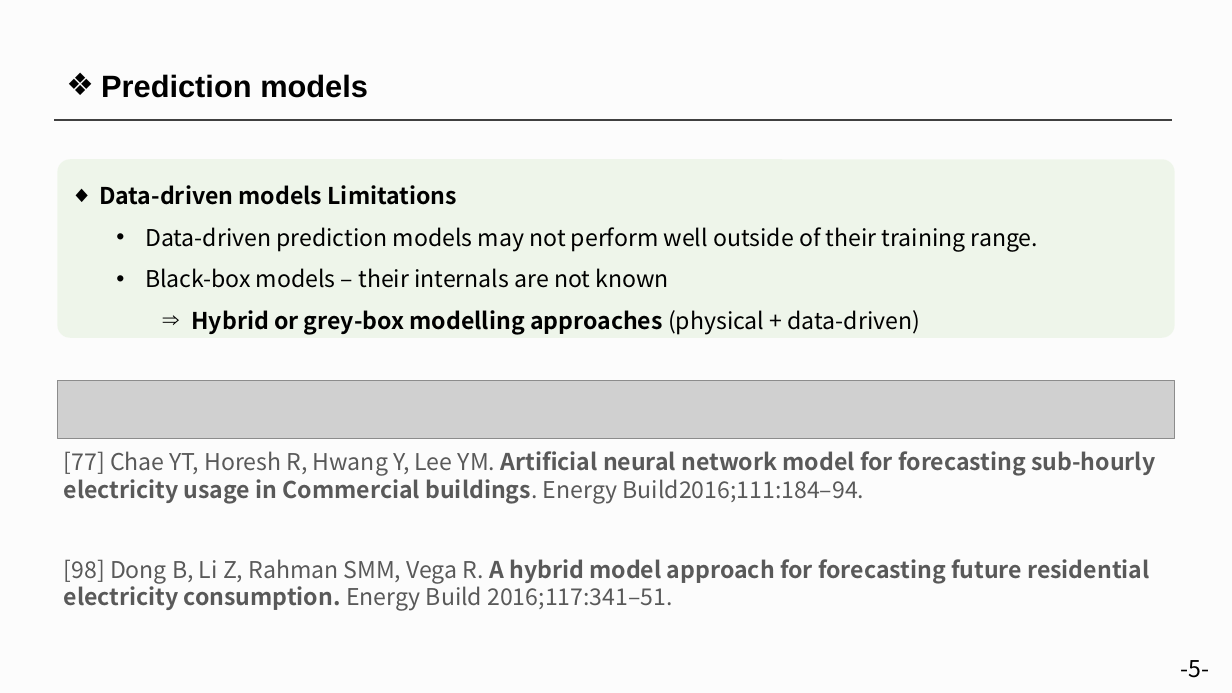
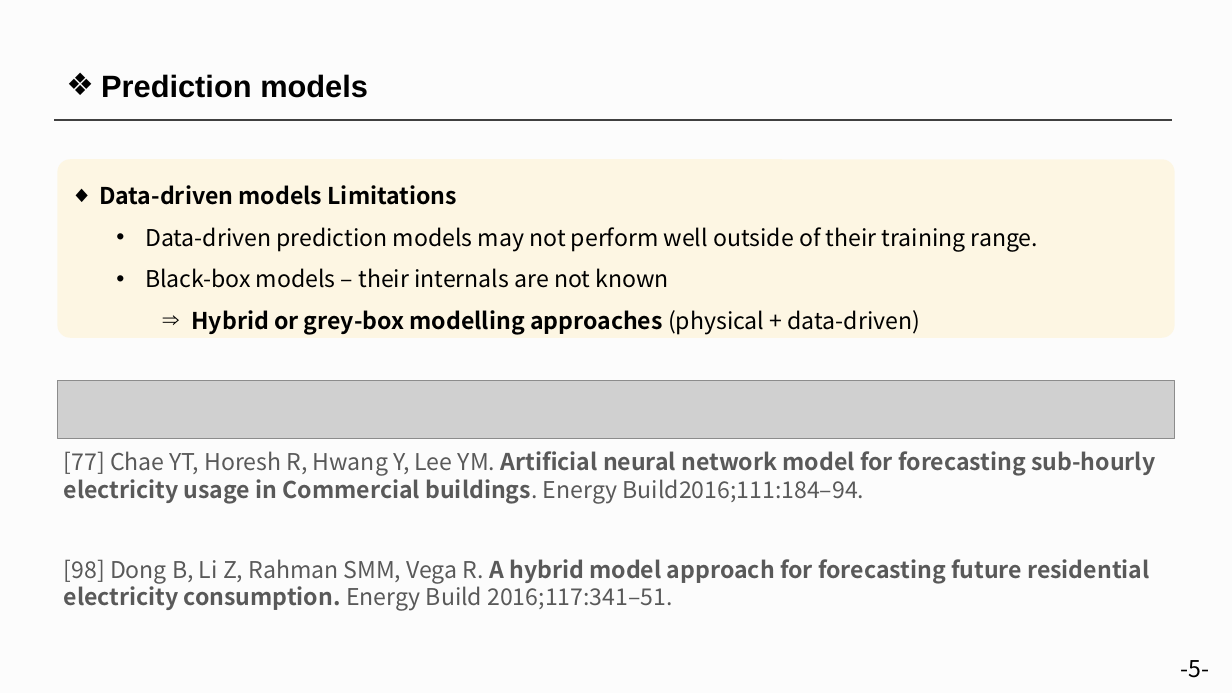
Before and after one commit to sohee98/2022-1st-Course, a slide deck: slide 4 of AI Applications/study 발표/Literature study PPT-SoheeKim.pptx. Drawn at 1232x693 pixels with LibreOffice and Linux fonts; fonts in the diff are those of the drawing; grey boxes stand for pictures. Boxes give left, top, right and bottom in pixels: in the first picture for what was removed or moved away, otherwise in the second. Text is boxed around its words. In the diff, an @@ line names an element or a change of style, - is before the commit and + after.

```diff
--- a/AI Applications/study 발표/Literature study PPT-SoheeKim.pptx
+++ b/AI Applications/study 발표/Literature study PPT-SoheeKim.pptx
@@ rounded rectangle "Data-driven models Limitations" at (x1=57, y1=159, x2=1175, y2=337): fill #E2F0D9 at 50% opacity to #FFF2CC at 50% opacity @@
```
Also in this commit, not shown: 3 other slides changed, 1 slide added, 2 other files.
